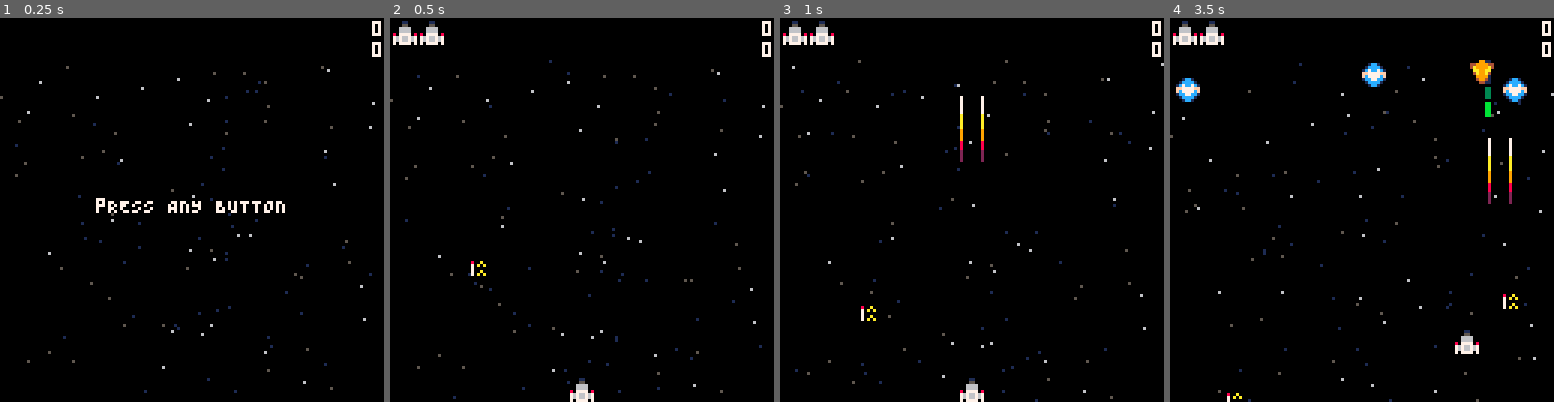
Above: before the commit, frames 1-4 (left to right).
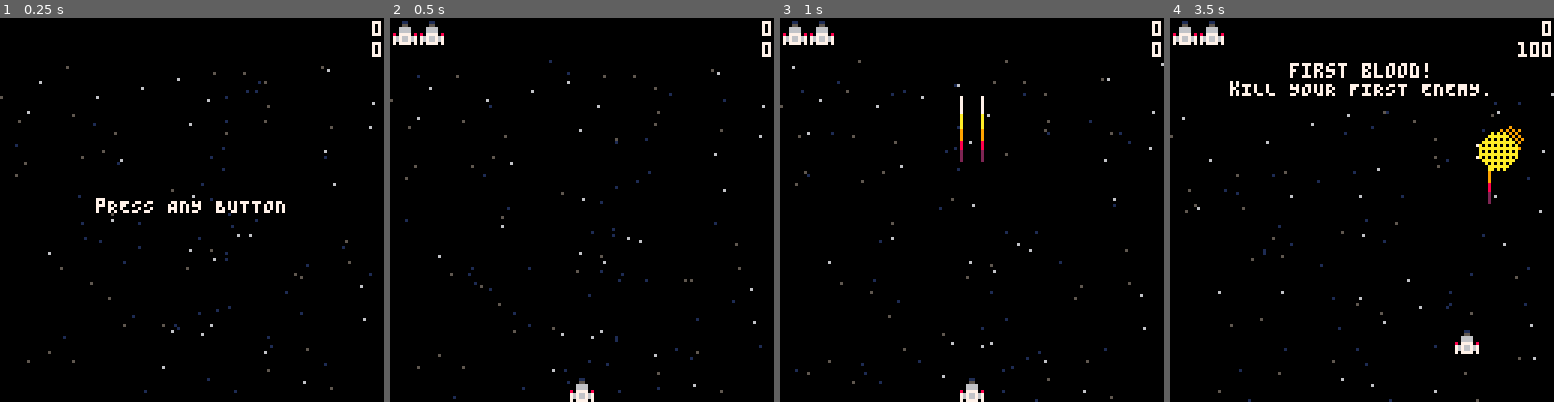
Above: after the commit, the same moments.

Repository: adammitchelldev/space
Game: PICO-8 cartridge space.p8
Two runs of this game, one before a commit and one after it. Both use one fixed random seed, a clock stepped at 60 frames per second and the inputs below.
Inputs:
- Up to frame 1 (0.25 s): no input
- Up to frame 2 (0.5 s): tap X (X key) at 0.33 s
- Up to frame 3 (1 s): tap O (Z key) at 0.7 s
- Up to frame 4 (3.5 s): tap X (X key) at 1.07, 1.85, 2.97 s; hold Right 1.6-2.1 s; tap O (Z key) every 0.4 s from 1.7 to 3.3 s; hold Up 2.15-2.42 s; hold Right 2.47-3.03 s; hold Left from 3.08 s (still down)

Frame 1 is identical in both runs. In frame 2, less than 0.1% of the frame differs, in the area x 21-25%, y 63-68%; in frame 3, less than 0.1%; in frame 4, 3.7%, in the area x 1-97%, y 6-100%.

Commit message:
Attempt at balance

Diff:
--- a/src/enemy.lua
+++ b/src/enemy.lua
@@ -25,6 +25,7 @@
 function enemy:new(t)
 	t = self(t):add()
     if (t.sfx) sfx(t.sfx)
+    return t
 end
 
 function enemy:die()
@@ -148,6 +149,7 @@
     enemy_big:super().die(self)
     big_explosion(self.x, self.y)
     boss_kills += 1
+    lives += 1
     if (boss_kills == 1) achieve(3)
     if (boss_kills == 5) achieve(6)
 end
--- a/src/level.lua
+++ b/src/level.lua
@@ -1,11 +1,11 @@
 active_level_scripts = {}
 
-function lplay(func)
-    return add(active_level_scripts, play(func))
+function lplay(func, ...)
+    return add(active_level_scripts, play(func, ...))
 end
 
 function level(func)
-    return function() lplay(func) end
+    return function(...) lplay(func, ...) end
 end
 
 function no_enemies()
@@ -16,45 +16,33 @@
     return next(collision_layers["player"]) != nil
 end
 
-level_extra_enemy = level(function()
-    repeat
-        wait(flr(rnd(150)) + 200)
-        enemy_green:new{x=rnd(120),y=-8}
-    until false
-end)
-
 level_simple = level(function()
     local diff = 0
     local wave_size = 0
     wait(120)
+    local minion_health = 1
     repeat
         for c = 1, 4 do
             local dx = rnd(4) - 2
             dx *= min(0.5 + (diff * 0.25), 1.5)
             for i = 0, wave_size do
-                local val = flr((diff + 2) / 4) + 1
                 enemy_normal:new{
                     x = ((i + ((7 - wave_size) / 2)) * 16) + 4,
                     dx = dx,
                     dy = 1 + (diff * 0.1) - (abs(dx * i) / 16),
-                    health = val,
-                    value = val * 10
+                    health = minion_health,
+                    value = minion_health * 10
                 }
             end
-            if diff < 3 then
-                wait(no_enemies)
-                wait(40)
-            else
-                wait(180)
-                wait(player_up)
-            end
+            wait(no_enemies)
+            wait(40)
 
             if (wave_size < 7) wave_size += 1
         end
         wait(no_enemies, player_up)
         wait(60)
 
-        for i = 1, 1 + diff do
+        for i = 1, 1 + flr(diff/2) do
             enemy_green:new{x=rnd(120),y=-8}
             wait(max(4, 30 - (i * 2)))
         end
@@ -63,11 +51,37 @@
 
         if diff > 0 and (diff & 1) == 0 then
             enemy_big:new{ x = 60, y = -16, dx = 0.5, health = 25 + (12.5 * diff), value = 1000 * diff }
-            lives += 1
             wait(no_enemies)
             wait(180)
             wait(player_up)
-            level_extra_enemy()
+            if diff & 0b100 == 0 then
+                lplay(function()
+                    repeat
+                        wait(flr(rnd(300)+1200))
+                        local x
+                        if (flr(rnd(2)) == 0) x = -7 else x = 127
+                        local e = enemy_hunter:new{x=x,y=flr(rnd(4))*8}
+                        wait(function() return e.dead end)
+                    until false
+                end)
+            elseif diff & 0b10 == 0 then
+                lplay(function()
+                    repeat
+                        wait(flr(rnd(600)+1500))
+                        local e = enemy_shielder:new{x=rnd(120),y=-8}
+                        wait(function() return e.dead end)
+                    until false
+                end)
+            else
+                lplay(function()
+                    repeat
+                        wait(flr(rnd(150)) + 200)
+                        enemy_green:new{x=rnd(120),y=-8}
+                    until false
+                end)
+            end
+
+            minion_health += 1
         end
 
         diff += 1
@@ -84,20 +98,43 @@
         until false
     end)
     local wave = 1
+
+    lplay(function()
+        repeat
+            wait(flr(rnd(300)+1200))
+            local x
+            if (flr(rnd(2)) == 0) x = -7 else x = 127
+            local e = enemy_hunter:new{x=x,y=flr(rnd(4))*8}
+            wait(function() return e.dead end)
+        until false
+    end)
+    lplay(function()
+        repeat
+            wait(flr(rnd(300)+900))
+            local e = enemy_shielder:new{x=rnd(120),y=-8}
+            wait(function() return e.dead end)
+        until false
+    end)
+    lplay(function()
+        repeat
+            wait(flr(rnd(150)) + 200)
+            enemy_green:new{x=rnd(120),y=-8}
+        until false
+    end)
     repeat
         wait(180)
-        enemy_shielder:new{ x = -7, y = 0, dx = 1, dy = 1 }
-        enemy_shielder:new{ x = 127, y = 0, dx = 1, dy = 1 }
-        enemy_shielder:new{ x = 60, y = -7, dx = 1, dy = 1 }
-        -- enemy_big:new{ x = 60, y = -16, dx = 0.5, health = 20 }
-        for i = 1,wave do
-            local x
-            if (flr(rnd(2)) == 0) x = -7 else x = 127
-            enemy_hunter:new{ x = x, y = (i - 1) * 8 }
-            wait(flr(rnd(30))+30)
-        end
-        wave += 1
-        wait(no_enemies)
+        -- enemy_shielder:new{ x = -7, y = 0, dx = 1, dy = 1 }
+        -- enemy_shielder:new{ x = 127, y = 0, dx = 1, dy = 1 }
+        -- enemy_shielder:new{ x = 60, y = -7, dx = 1, dy = 1 }
+        -- -- enemy_big:new{ x = 60, y = -16, dx = 0.5, health = 20 }
+        -- for i = 1,wave do
+        --     local x
+        --     if (flr(rnd(2)) == 0) x = -7 else x = 127
+        --     enemy_hunter:new{ x = x, y = (i - 1) * 8 }
+        --     wait(flr(rnd(30))+30)
+        -- end
+        -- wave += 1
+        -- wait(no_enemies)
     until false
 end)
 
--- a/src/main.lua
+++ b/src/main.lua
@@ -97,8 +97,8 @@
 	boss_kills = 0
 	next_powerup = flr(rnd(5)) + 10
 	player:new()
-	-- level_simple()
-	level_test()
+	level_simple()
+	-- level_test()
 end
 
 function load_hiscore()
